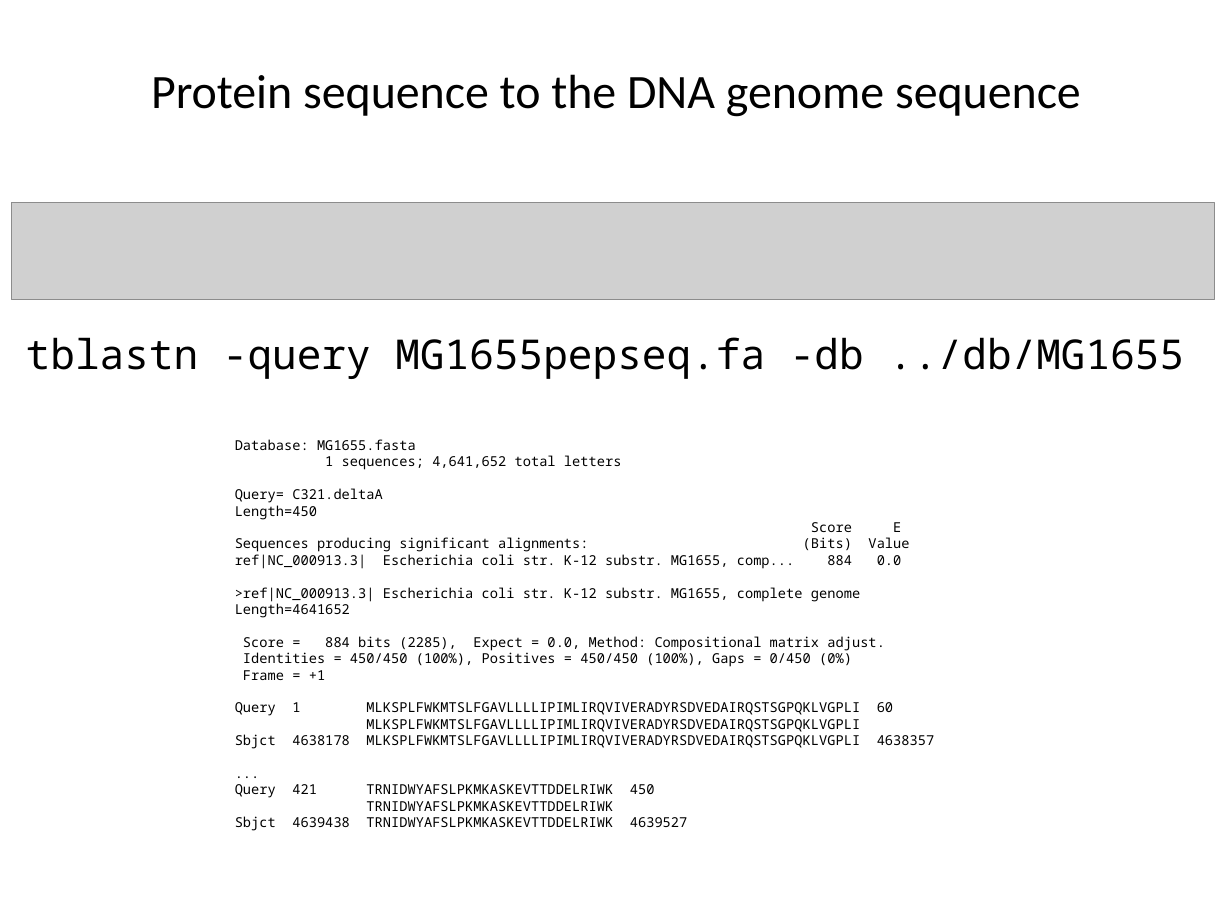
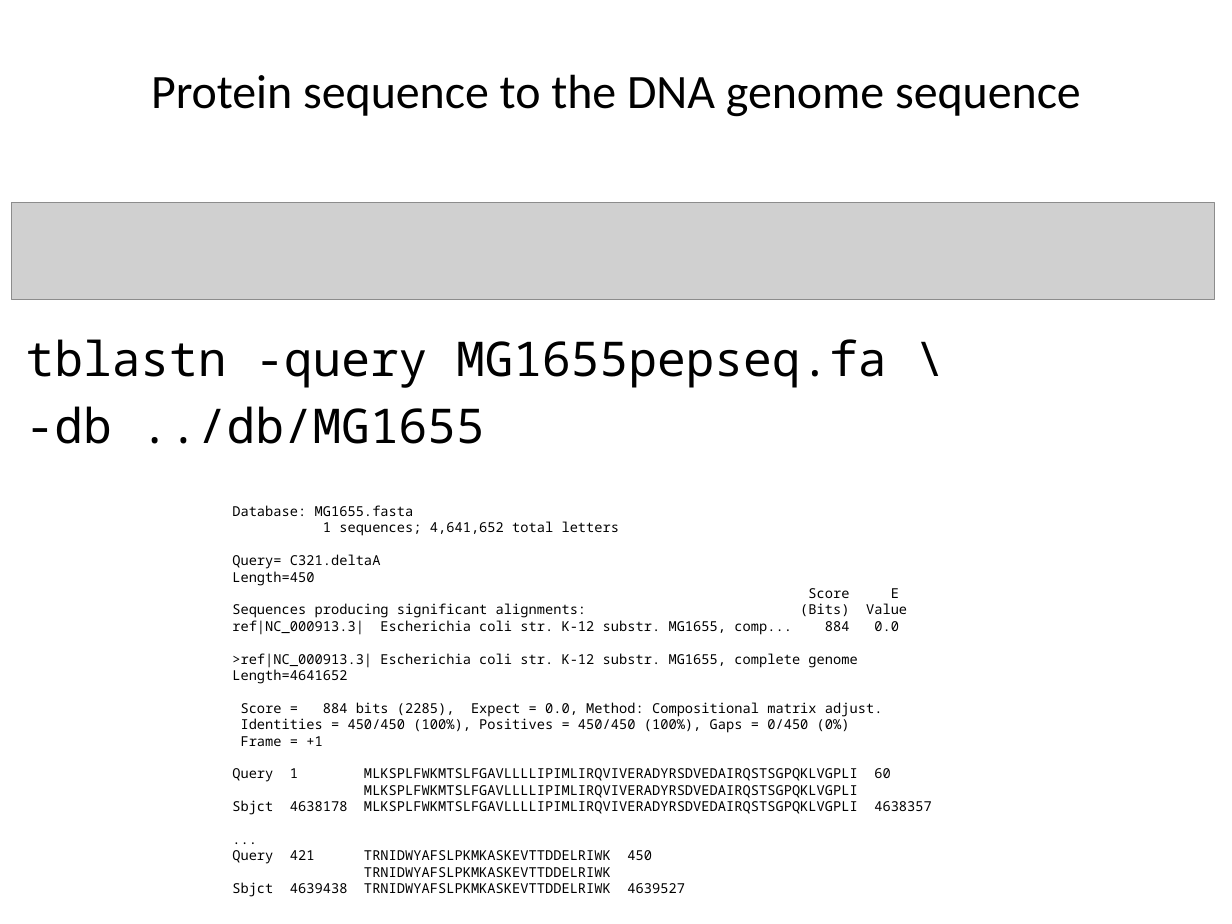
Before and after one commit to liu3zhenlab/teaching, a slide deck: slide 15 of PLPTH813Bioinformatis/2021/labs/lab05_alignment.pptx (slide 14 before the commit). Drawn at 1232x924 pixels with LibreOffice and Linux fonts; fonts in the diff are those of the drawing; grey boxes stand for pictures. Boxes give left, top, right and bottom in pixels: in the first picture for what was removed or moved away, otherwise in the second. Text is boxed around its words. In the diff, an @@ line names an element or a change of style, - is before the commit and + after.

```diff
--- a/PLPTH813Bioinformatis/2021/labs/lab05_alignment.pptx
+++ b/PLPTH813Bioinformatis/2021/labs/lab05_alignment.pptx
@@ text at (26, 339, 886, 444): text changed; size 24 to 28 pt @@
-tblastn -query MG1655pepseq.fa -db ../db/MG1655
+tblastn -query MG1655pepseq.fa \
+-db ../db/MG1655
@@ text "Database: MG1655.fasta": place and size @@
-text "Database: MG1655.fasta" at (235, 439, 902, 827)
+text "Database: MG1655.fasta" at (232, 505, 899, 893)
```
Also in this commit, not shown: 18 other slides changed, 1 slide added.
